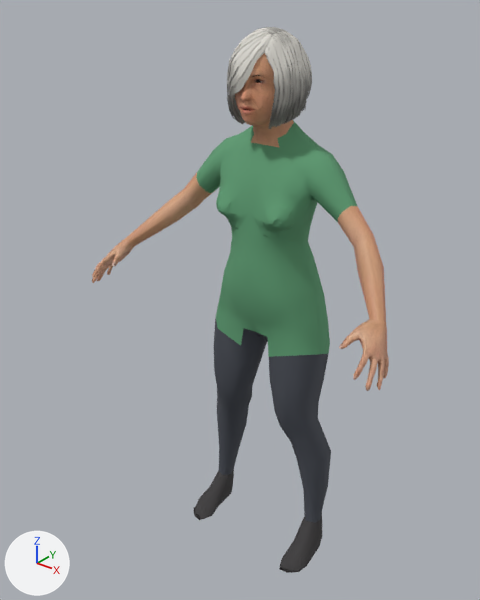
What one commit did to the glTF model assets/world/aerobics_2.mid.glb.
The view is the same before and after, from a camera (50 mm lens) standing at (0.898, -1.282, 1.475) and looking at (-0.042, -0.108, 0.747). The axes (+X, +Y, +Z) are drawn at lower left. The lights are the same throughout. The first picture is the older version. Vertices at exactly the same position are counted once.

The first picture shows 'person_mesh'.
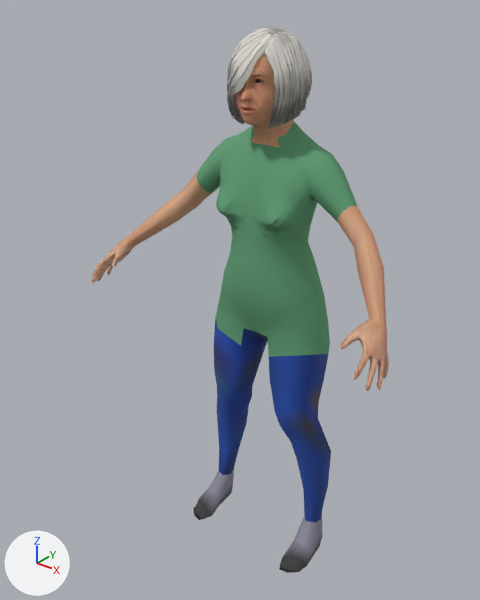
Pixel boxes [x1, y1, x2, y2] of what changed, in the pictures (480 x 600 px):
'person_mesh', recoloured
    both: [198, 319, 331, 565]

The change, as a diff of the scene's bpy script:
```diff
--- a/assets/world/aerobics_2.mid.glb.py
+++ b/assets/world/aerobics_2.mid.glb.py
@@ mat_color_mindfront_female_trousers_1 @@
 n0 = _N.new('ShaderNodeBsdfPrincipled'); n0.name = 'Principled BSDF'
-n0.inputs[0].default_value = (0.0685, 0.0762, 0.0953, 1.0)  # 'Base Color', dark grey #4a4e57
 n0.inputs[2].default_value = 0.9  # 'Roughness'
 n1 = _N.new('ShaderNodeOutputMaterial'); n1.name = 'Material Output'
+n2 = _N.new('ShaderNodeVertexColor'); n2.name = 'Color Attribute'
 _L.new(n0.outputs[0], n1.inputs[0])  # 'BSDF' to 'Surface'
+_L.new(n2.outputs[0], n0.inputs[0])  # 'Color' to 'Base Color'
@@ mat_color_shoes05 @@
 n0 = _N.new('ShaderNodeBsdfPrincipled'); n0.name = 'Principled BSDF'
-n0.inputs[0].default_value = (0.0482, 0.0452, 0.0467, 1.0)  # 'Base Color', dark grey #3e3c3d
 n0.inputs[2].default_value = 0.9  # 'Roughness'
 n1 = _N.new('ShaderNodeOutputMaterial'); n1.name = 'Material Output'
+n2 = _N.new('ShaderNodeVertexColor'); n2.name = 'Color Attribute'
 _L.new(n0.outputs[0], n1.inputs[0])  # 'BSDF' to 'Surface'
+_L.new(n2.outputs[0], n0.inputs[0])  # 'Color' to 'Base Color'
@@ me_person_mesh @@
 me_person_mesh.from_pydata(...)  # 3769 vertices, 6526 faces; spans x -0.423..0.423, y -0.289..0.07, z 0.0..1.38
 # used by ob_person_mesh; location = (0.0, 0.0, 0.0)
+# me_person_mesh part 1: vertex colours changed
 me_person_mesh.materials.append(mat_color_mindfront_female_trousers_1)
```
